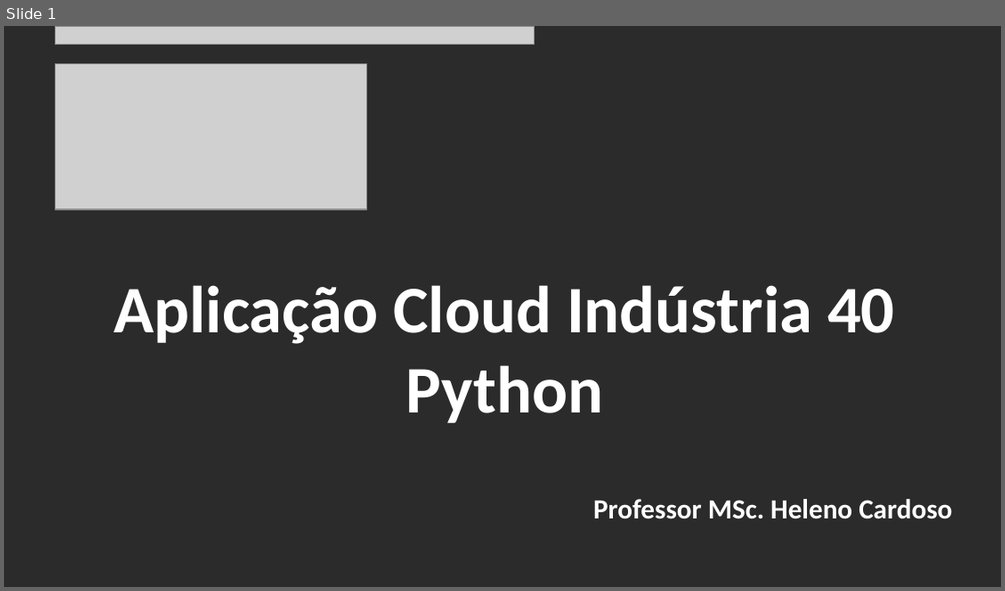
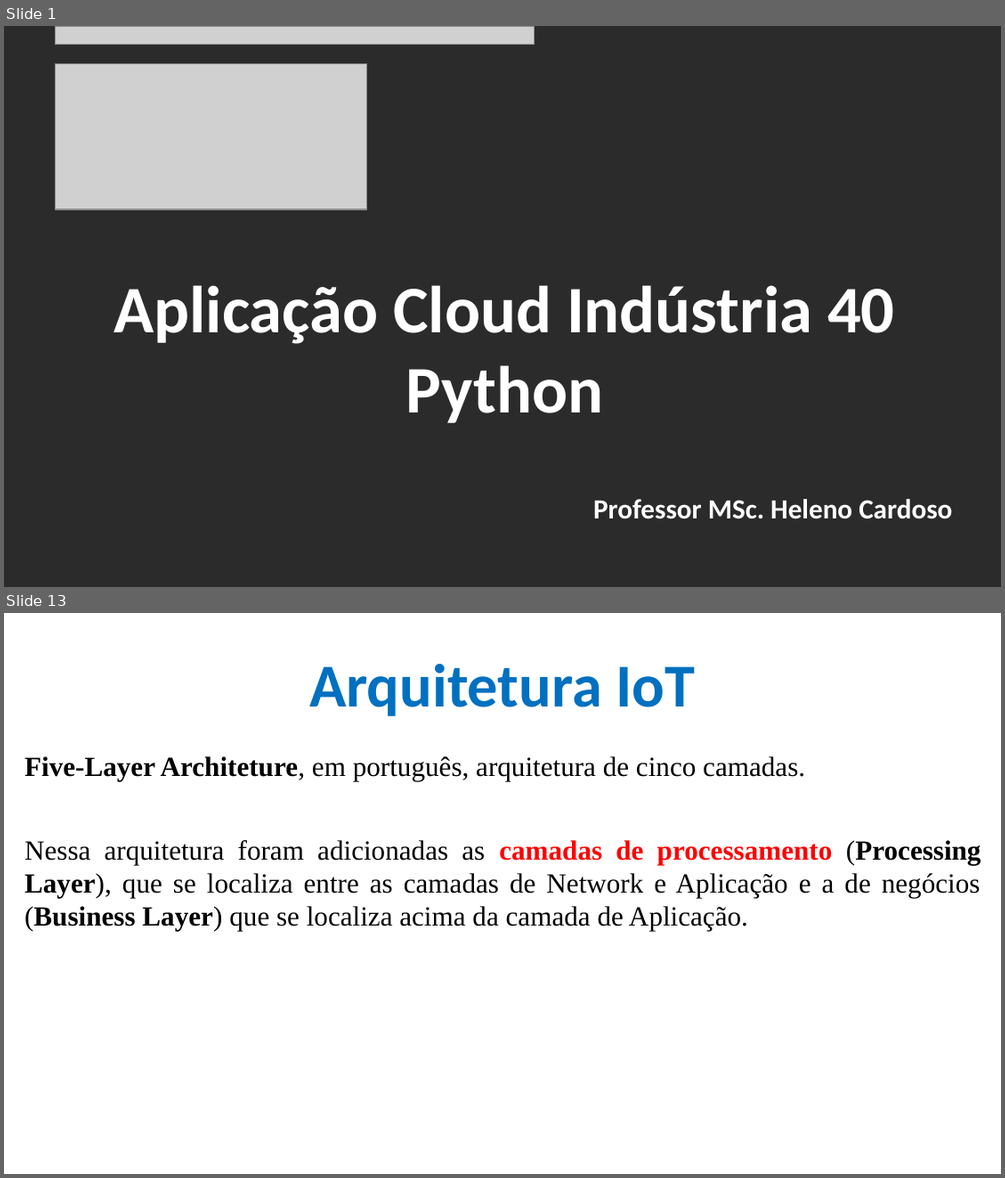
Before and after one commit to CloudEducationBrazil/WydenArea1AplicacaoCloudIndustria40Python, a slide deck: 01 Classes/Aula 01 - Aplicação Cloud Indústria 40 Python.pptx. Shown one above the other, each under a label of ours: slide 1 before the commit, slides 1 and 13 after it; the slides between them are not shown. The pictures are 1005x591 and 1005x1178 pixels, drawn with LibreOffice and Linux fonts; fonts in the diff are those of the drawing; grey boxes stand for pictures; background and template pictures are left out; a plain dark background stands for a picture behind light text. Boxes give left, top, right and bottom in pixels: in the first picture for what was removed or moved away, otherwise in the second. Text is boxed around its words. In the diff, an @@ line names an element or a change of style, - is before the commit and + after.

```diff
--- a/01 Classes/Aula 01 - Aplicação Cloud Indústria 40 Python.pptx
+++ b/01 Classes/Aula 01 - Aplicação Cloud Indústria 40 Python.pptx
@@ slide 13 added at [4, 613, 1001, 1174], background picture (left out) @@
@@ title added at [309, 664, 695, 716], 44 pt, text #0070C0, bold @@
+Arquitetura IoT
@@ text added at [24, 756, 981, 931], 20 pt, text #000000 @@
+Five-Layer Architeture, em português, arquitetura de cinco camadas.
+Nessa arquitetura foram adicionadas as camadas de processamento (Processing Layer), que se localiza entre as camadas de Network e Aplicação e a de negócios (Business Layer) que se localiza acima da camada de Aplicação.
```
Also in this commit, not shown: 7 slides changed, 14 other slides added, 1 slide removed, 2 other files.
